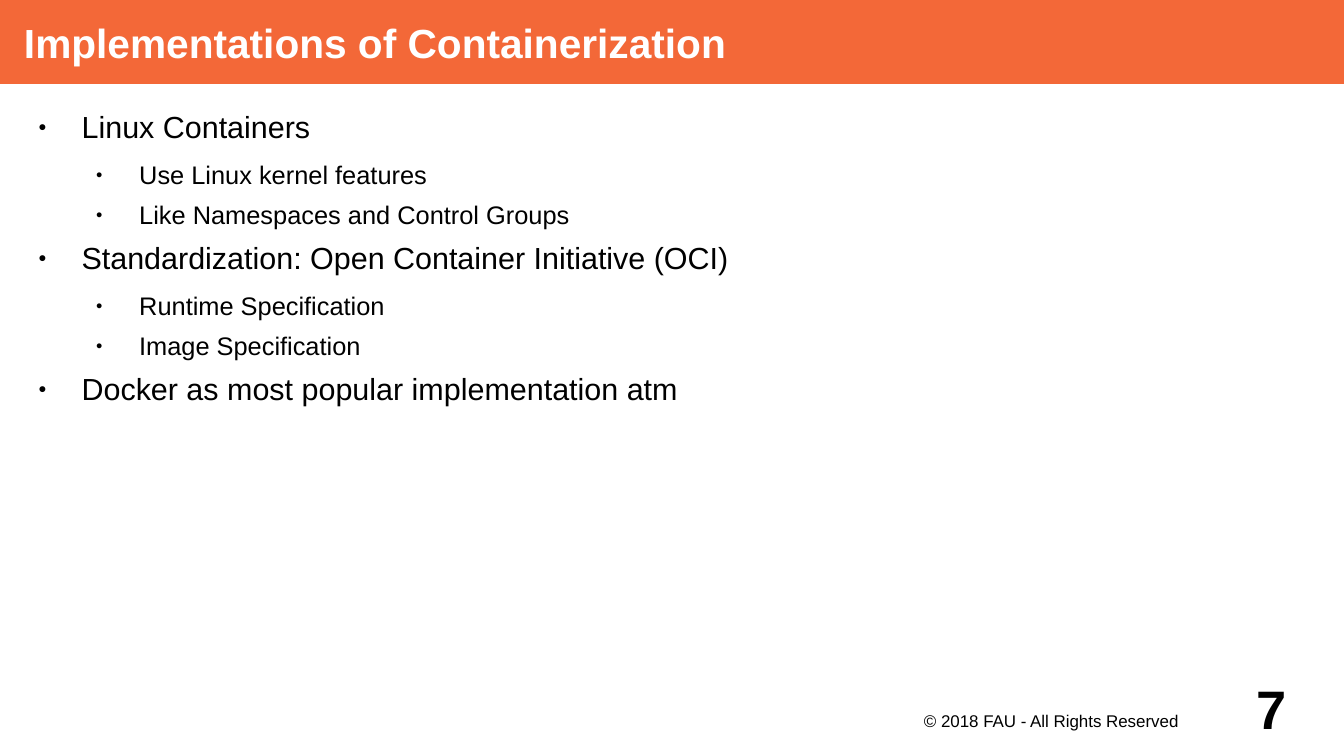
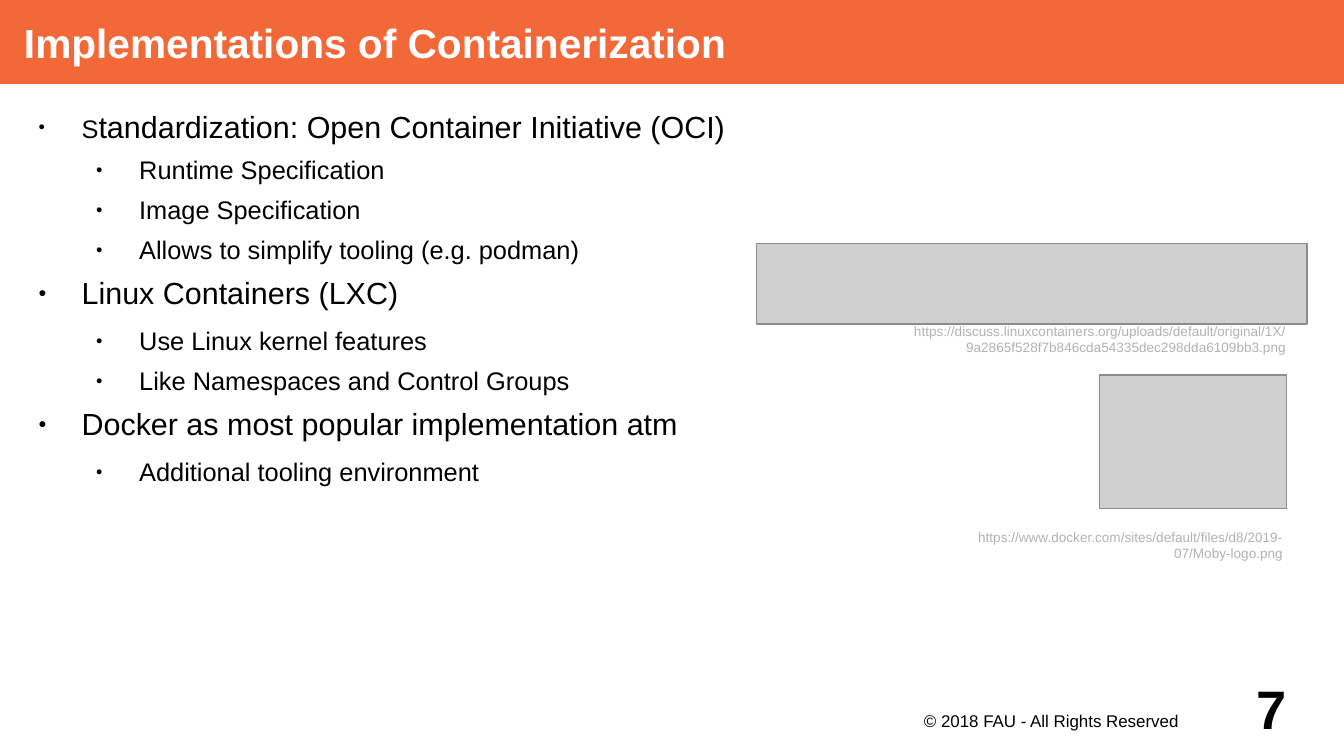
Before and after one commit to dirkriehle/adap-course, a slide deck: slide 7 of Lecture Slides/ADAP Z01 - Containerization.odp. Drawn at 1344x756 pixels with LibreOffice and Linux fonts; fonts in the diff are those of the drawing; grey boxes stand for pictures. Boxes give left, top, right and bottom in pixels: in the first picture for what was removed or moved away, otherwise in the second. Text is boxed around its words. In the diff, an @@ line names an element or a change of style, - is before the commit and + after.

Commit message:
Docker Images slide and empty slides for other topics

```diff
--- a/Lecture Slides/ADAP Z01 - Containerization.odp
+++ b/Lecture Slides/ADAP Z01 - Containerization.odp
@@ text at [82,116,569,229]: paragraphs removed @@
-● Linux Containers
-  ● Use Linux kernel features
-  ● Like Namespaces and Control Groups
@@ text at [307,116,724,144]: size 18 to 15 pt in "Standardization:"; less space between paragraphs @@
@@ text at [82,240,579,396]: paragraphs added @@
+  ● Allows to simplify tooling (e.g. podman)
+● Linux Containers (LXC)
+  ● Use Linux kernel features
+  ● Like Namespaces and Control Groups
@@ picture added at [757,244,1307,324] @@
@@ text added at [914,326,1286,355], 8 pt, text #B2B2B2 @@
+https://discuss.linuxcontainers.org/uploads/default/original/1X/9a2865f528f7b846cda54335dec298dda6109bb3.png
@@ picture added at [1100,376,1287,510] @@
@@ text at [139,462,479,487]: paragraph added @@
+  ● Additional tooling environment
@@ text added at [978,532,1283,561], 8 pt, text #B2B2B2 @@
+https://www.docker.com/sites/default/files/d8/2019-07/Moby-logo.png
```
Also in this commit, not shown: 5 other slides changed, 6 slides added.
